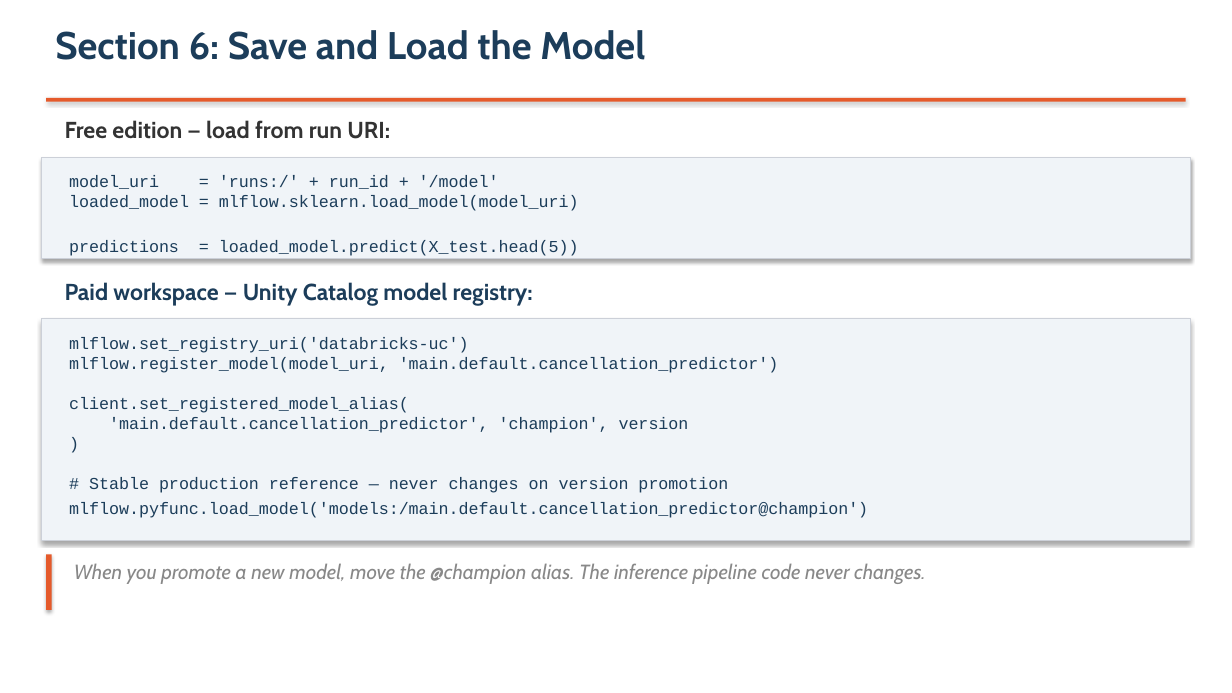
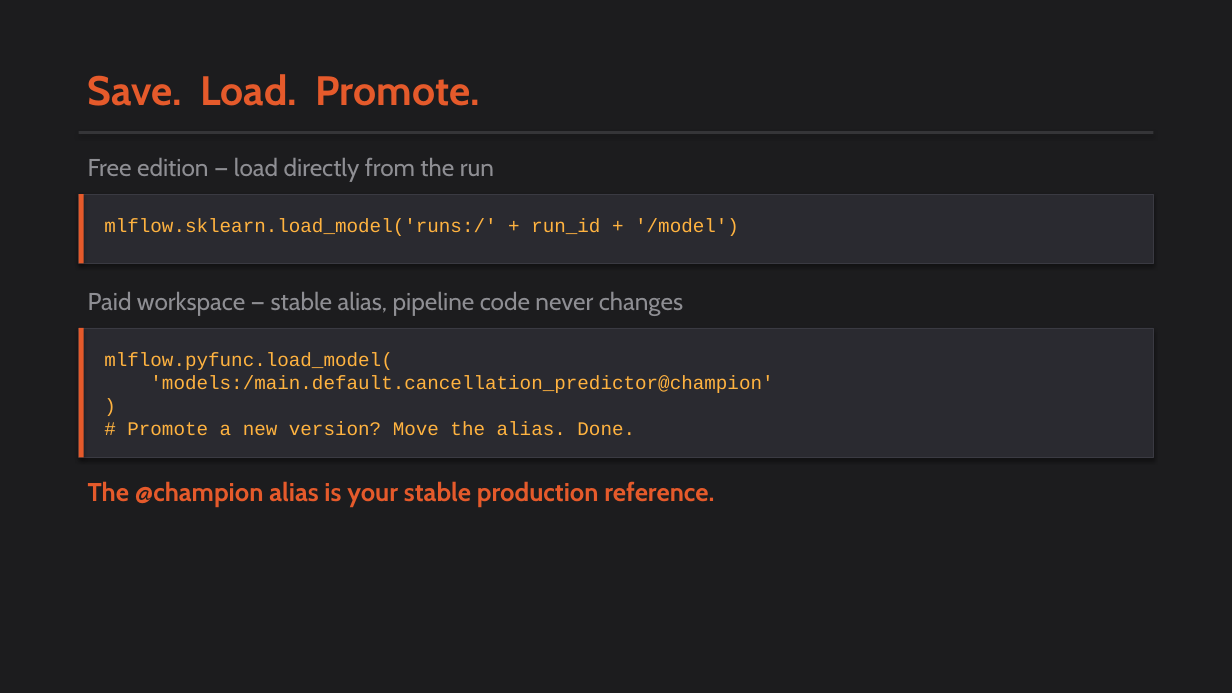
Before and after one commit to seudo82/databricks_training, a slide deck: slide 8 of ML_Module4_Slides.pptx (slide 14 before the commit). Drawn at 1232x693 pixels with LibreOffice and Linux fonts; fonts in the diff are those of the drawing. Boxes give left, top, right and bottom in pixels: in the first picture for what was removed or moved away, otherwise in the second. Text is boxed around its words. In the diff, an @@ line names an element or a change of style, - is before the commit and + after.

```diff
--- a/ML_Module4_Slides.pptx
+++ b/ML_Module4_Slides.pptx
@@ rectangle added at [0,0,1232,693], fill #1C1C1E @@
@@ text at [88,74,480,106]: text changed; size 30 to 32 pt; text colour #1C3D5A to #E55A2B @@
-Section 6: Save and Load the Model
+Save. Load. Promote.
@@ rectangle: place and size @@
-rectangle at [46,98,1186,102]
+rectangle at [79,131,1153,134]
@@ rectangle at [79,131,1153,134]: fill #E55A2B to #353538 @@
@@ text at [88,158,494,182]: text changed; size 18 to 19 pt; text colour #333333 to #8E8E93; bold off @@
-Free edition — load from run URI:
+Free edition — load directly from the run
@@ rectangle: place and size @@
-rectangle at [42,157,1190,259]
+rectangle at [79,194,1153,263]
@@ rectangle at [79,194,1153,263]: fill #F0F4F8 to #2A2A30; outline #CCD0D8 0.75 pt to #3A3A42 0.75 pt @@
@@ rectangle: place and size @@
-rectangle at [46,555,52,610]
+rectangle at [79,194,84,263]
@@ text at [104,219,739,236]: text changed; size 13 to 15 pt; text colour #1C3D5A to #FFB340 @@
-model_uri = 'runs:/' + run_id + '/model'
-loaded_model = mlflow.sklearn.load_model(model_uri)
-predictions = loaded_model.predict(X_test.head(5))
+mlflow.sklearn.load_model('runs:/' + run_id + '/model')
@@ text at [88,292,683,316]: text changed; size 18 to 19 pt; text colour #1C3D5A to #8E8E93; bold off @@
-Paid workspace — Unity Catalog model registry:
+Paid workspace — stable alias, pipeline code never changes
@@ rectangle at [79,328,1153,457]: fill #F0F4F8 to #2A2A30; outline #CCD0D8 0.75 pt to #3A3A42 0.75 pt @@
@@ rectangle: place and size @@
-rectangle at [42,319,1190,541]
+rectangle at [79,328,1153,457]
@@ rectangle added at [79,328,84,457], fill #E55A2B @@
@@ text at [104,353,773,435]: text changed; size 13 to 15 pt; text colour #1C3D5A to #FFB340 @@
-mlflow.set_registry_uri('databricks-uc')
-mlflow.register_model(model_uri, 'main.default.cancellation_predictor')
-client.set_registered_model_alias(
-'main.default.cancellation_predictor', 'champion', version
-)
-# Stable production reference — never changes on version promotion
-mlflow.pyfunc.load_model('models:/main.default.cancellation_predictor@champion')
+mlflow.pyfunc.load_model(
+'models:/main.default.cancellation_predictor@champion'
+)
+# Promote a new version? Move the alias. Done.
@@ text added at [88,481,714,507], 20 pt, text #E55A2B, bold @@
+The @champion alias is your stable production reference.
@@ text removed at [74,563,926,584] @@
-When you promote a new model, move the @champion alias. The inference pipeline code never changes.
```
Also in this commit, not shown: 1 other slide changed, 8 slides added, 17 slides removed, 1 other file.
